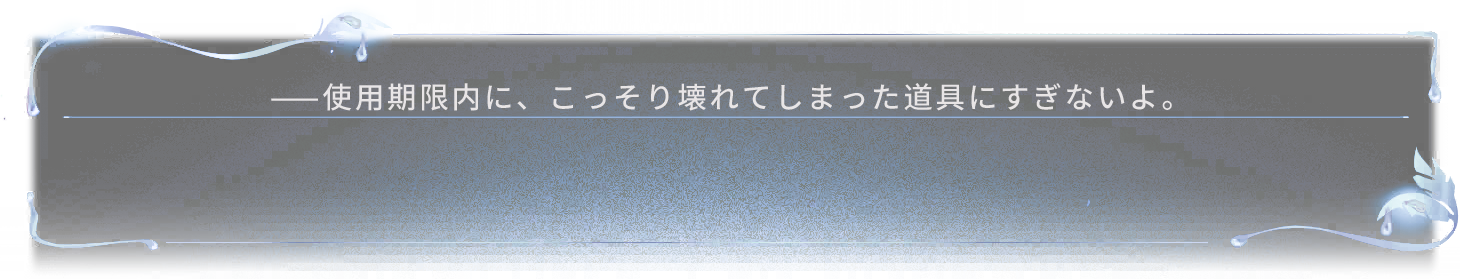
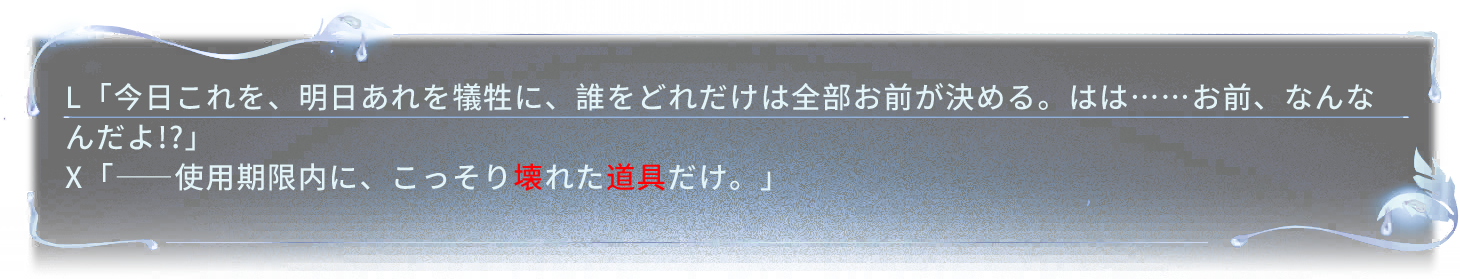
Revision of a layered 1460px x 279px image; what changed, layer by layer:
hid "——使用期限内に、こっそり壊れてしまった道具にすぎないよ。" (2nd of 3) over 271, 83, 1172, 111
renamed "「命を大切に思うことには賛成よ。どんな醜く卑劣な人間でも、美しい花を咲かせられる。 肉体も魂も養分となって、花を育て、" to "L「今日これを、明日あれを犠牲に、誰をどれだけは全部お前が決める。はは……お前、なんなんだよ!?」 X「――使用期限内に、こっ", showed it, painted on it over 65, 83, 1373, 191
